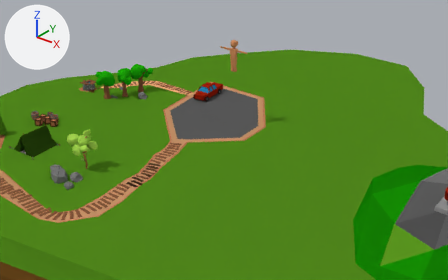
The Blender file ldjam/ldjam_challenge_2.blend, before and after one commit.
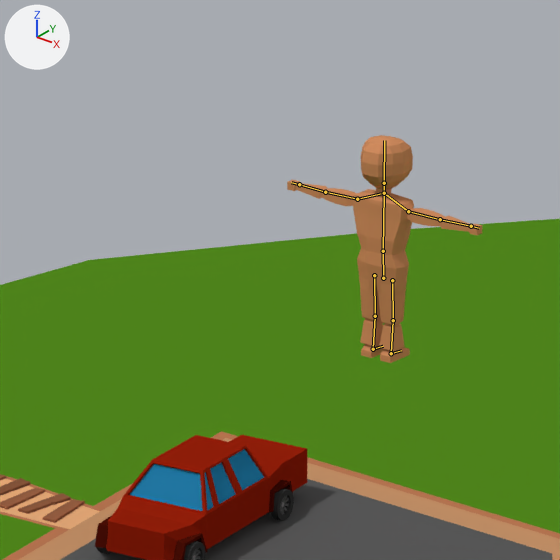
Old and new are each drawn from a camera (50 mm lens) standing at (132.5, -154.5, 89.4) and looking at (17.4, -10.7, 0.3) and again close up on the part from 40% to 58% of the width and 7% to 36% of the height. Every picture has the same lights, and +X, +Y and +Z are marked at upper left. The bones that bend it are drawn over the model as lines in the close-ups.

Names of what the first close-up shows: 'Cube.080', 'Ground', 'model_player_v3.001'.
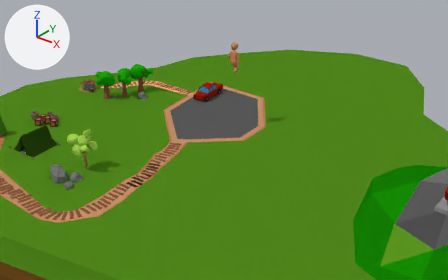
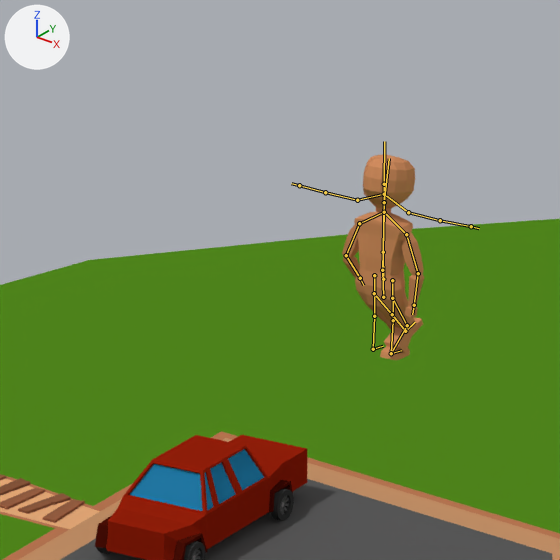
The newer file adds an action. The first version stands in its rest pose; the second is drawn at frame 1 of the action 'Player.Move'.

What differs and where, as boxes [x1, y1, x2, y2] in the close-ups (560 x 560 px):
'model_player_v3.001', posed (58% narrower, 10% shorter): before [287, 135, 482, 363]; after [342, 154, 424, 360]
bone 'Root', root to tip: before (383, 278) to (383, 251); after (383, 297) to (382, 270)
bone 'Head', root to tip: before (384, 183) to (384, 140); after (384, 202) to (389, 158)
bone 'Shoulder.L', root to tip: before (384, 193) to (357, 199); after (384, 212) to (359, 223)
bone 'Arm.Upper.L', root to tip: before (357, 199) to (325, 192); after (359, 223) to (346, 255)
bone 'Arm.Lower.L', root to tip: before (325, 192) to (299, 184); after (346, 255) to (360, 278)
bone 'Shoulder.R', root to tip: before (384, 193) to (408, 211); after (384, 212) to (406, 234)
bone 'Arm.Upper.R', root to tip: before (408, 211) to (440, 219); after (406, 234) to (418, 273)
bone 'Arm.Lower.R', root to tip: before (440, 219) to (471, 226); after (418, 273) to (414, 305)
bone 'Leg.Upper.L', root to tip: before (374, 275) to (375, 316); after (374, 293) to (392, 314)

What the commit changed:
Bone 'Root' (bone_root) moves from (0.0, 0.0, 0.0) to (0.0, -0.91, -0.04).
Bone 'Head' (bone_head) turns from (0, 0, 0) to (10, 0, 0) degrees about its own x, y and z.
Bone 'Shoulder.L' (bone_shoulder_l) turns from (0, 0, 0) to (0, 0, -10) degrees about its own x, y and z.
Bone 'Arm.Upper.L' (bone_arm_upper_l) turns from (0, 0, 0) to (-1, 1, -56) degrees about its own x, y and z.
Bone 'Arm.Lower.L' (bone_arm_lower_l) turns from (0, 0, 0) to (34, 13, -18) degrees about its own x, y and z.
Bone 'Shoulder.R' (bone_shoulder_r) turns from (0, 0, 0) to (0, 0, 8) degrees about its own x, y and z.
Bone 'Arm.Upper.R' (bone_arm_upper_r) turns from (0, 0, 0) to (-1, -1, 60) degrees about its own x, y and z.
Bone 'Arm.Lower.R' (bone_arm_lower_r) turns from (0, 0, 0) to (1, 2, 32) degrees about its own x, y and z.
Bone 'Leg.Upper.L' (bone_leg_upper_l) moves from (0.0, 0.0, 0.0) to (0.0, -0.05, 0.0).
Bone 'Leg.Upper.L' (bone_leg_upper_l) turns from (0, 0, 0) to (-52, 0, 0) degrees about its own x, y and z.
Bone 'IKTarget.L' (bone_iktarget_l) moves from (0.0, 0.0, 0.0) to (0.07, -2.74, 0.0).
Bone 'IKTarget.L' (bone_iktarget_l) turns from (0, 0, 0) to (-23, 0, 0) degrees about its own x, y and z.
